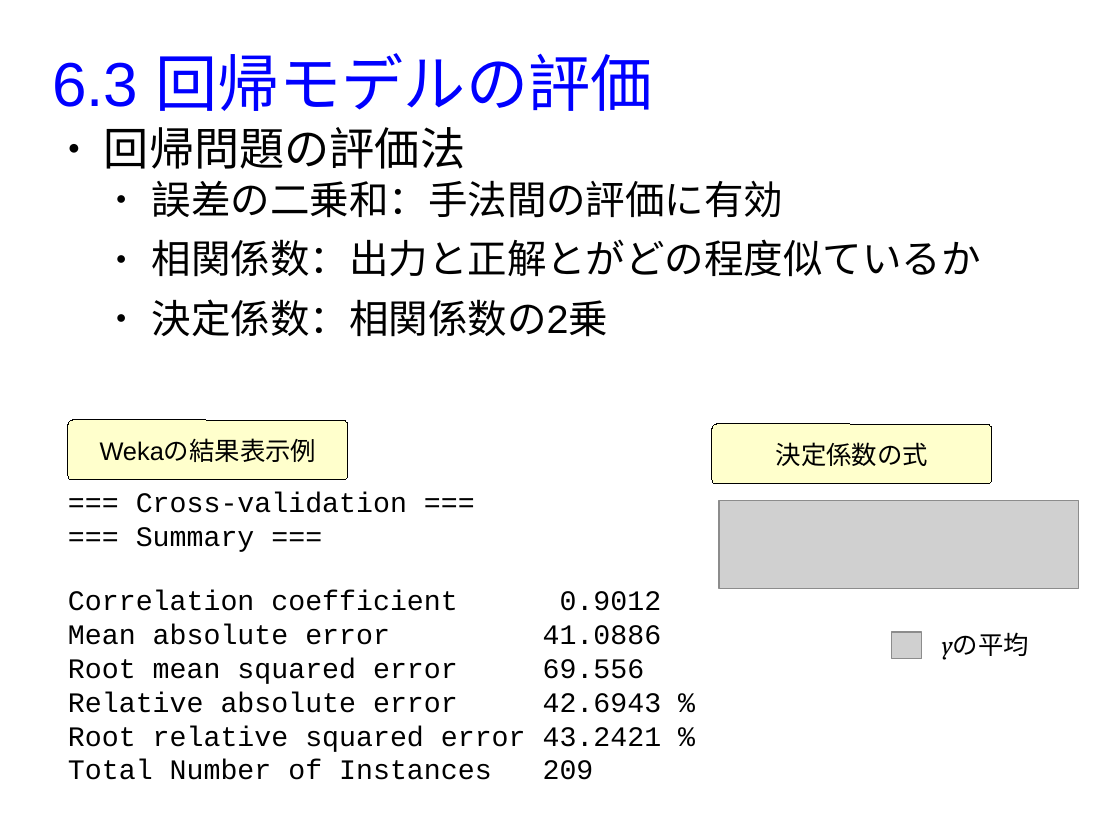
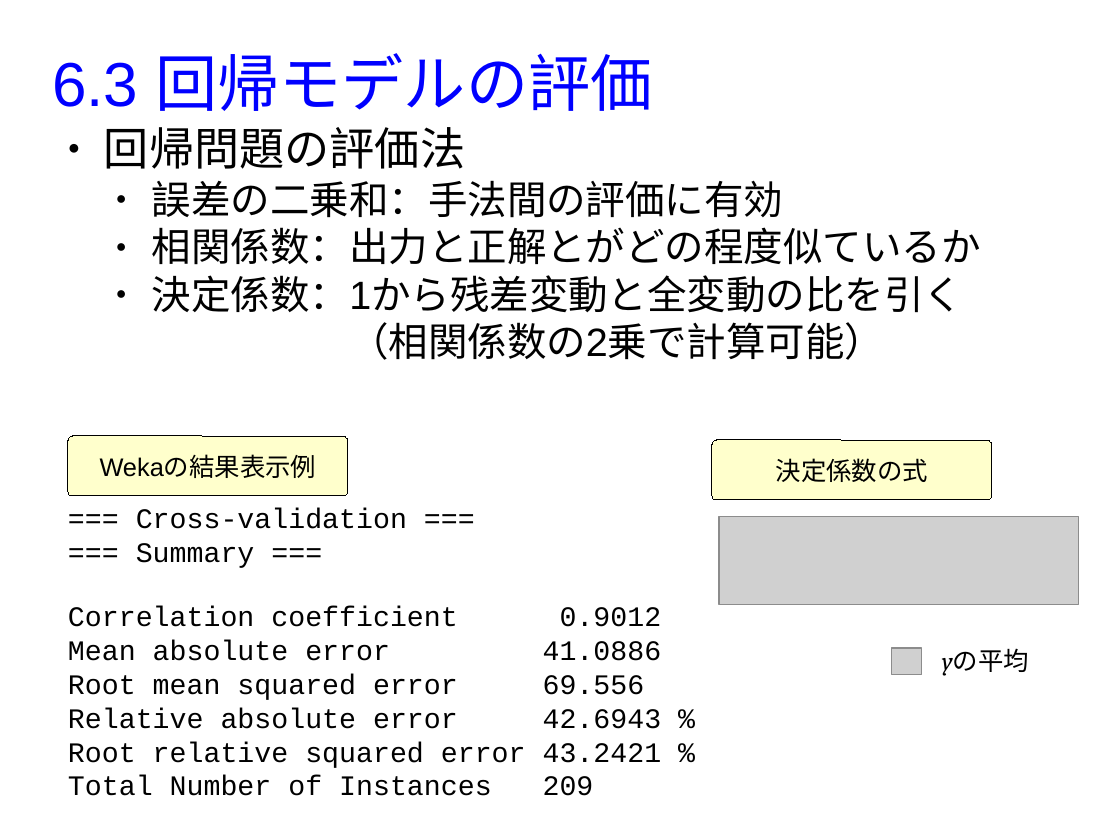
Before and after one commit to MasahiroAraki/MachineLearning, a slide deck: slide 5 of slides/chap06.odp. Drawn at 1120x840 pixels with LibreOffice and Linux fonts; fonts in the diff are those of the drawing; grey boxes stand for pictures. Boxes give left, top, right and bottom in pixels: in the first picture for what was removed or moved away, otherwise in the second. Text is boxed around its words. In the diff, an @@ line names an element or a change of style, - is before the commit and + after.

```diff
--- a/slides/chap06.odp
+++ b/slides/chap06.odp
@@ text at (152,180,981,265): less space between paragraphs @@
@@ text at (152,275,963,360): text changed @@
-  ● 決定係数：相関係数の2乗
+  ● 決定係数：1から残差変動と全変動の比を引く
+    （相関係数の2乗で計算可能）
@@ 2 pictures, 2 texts, 2 rounded rectangles: place and size @@
-2 pictures, 2 texts, 2 rounded rectangles at (68,420,1079,780)
+2 pictures, 2 texts, 2 rounded rectangles at (68,436,1079,796)
```
Also in this commit, not shown: 8 other slides changed, 3 other files.
